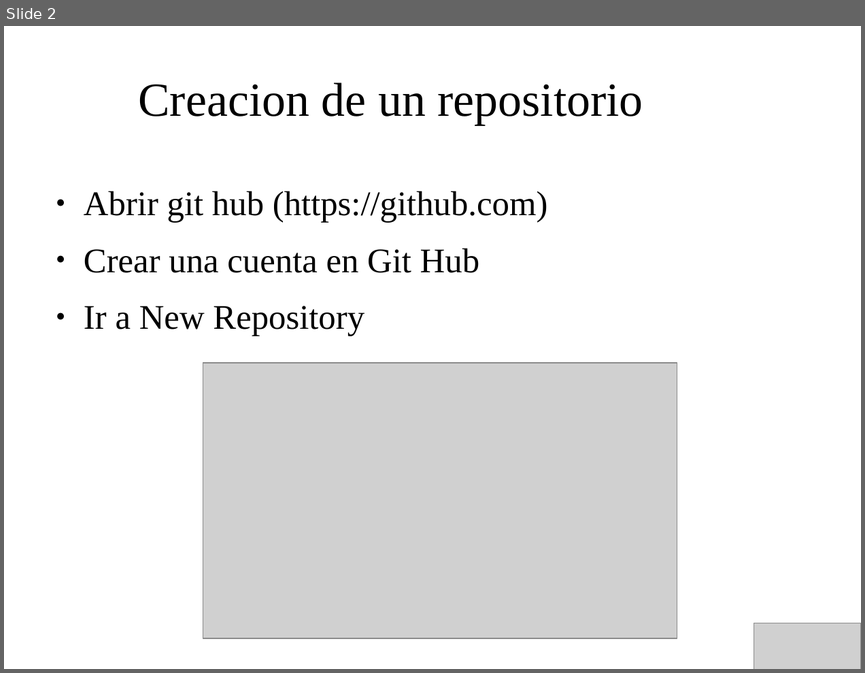
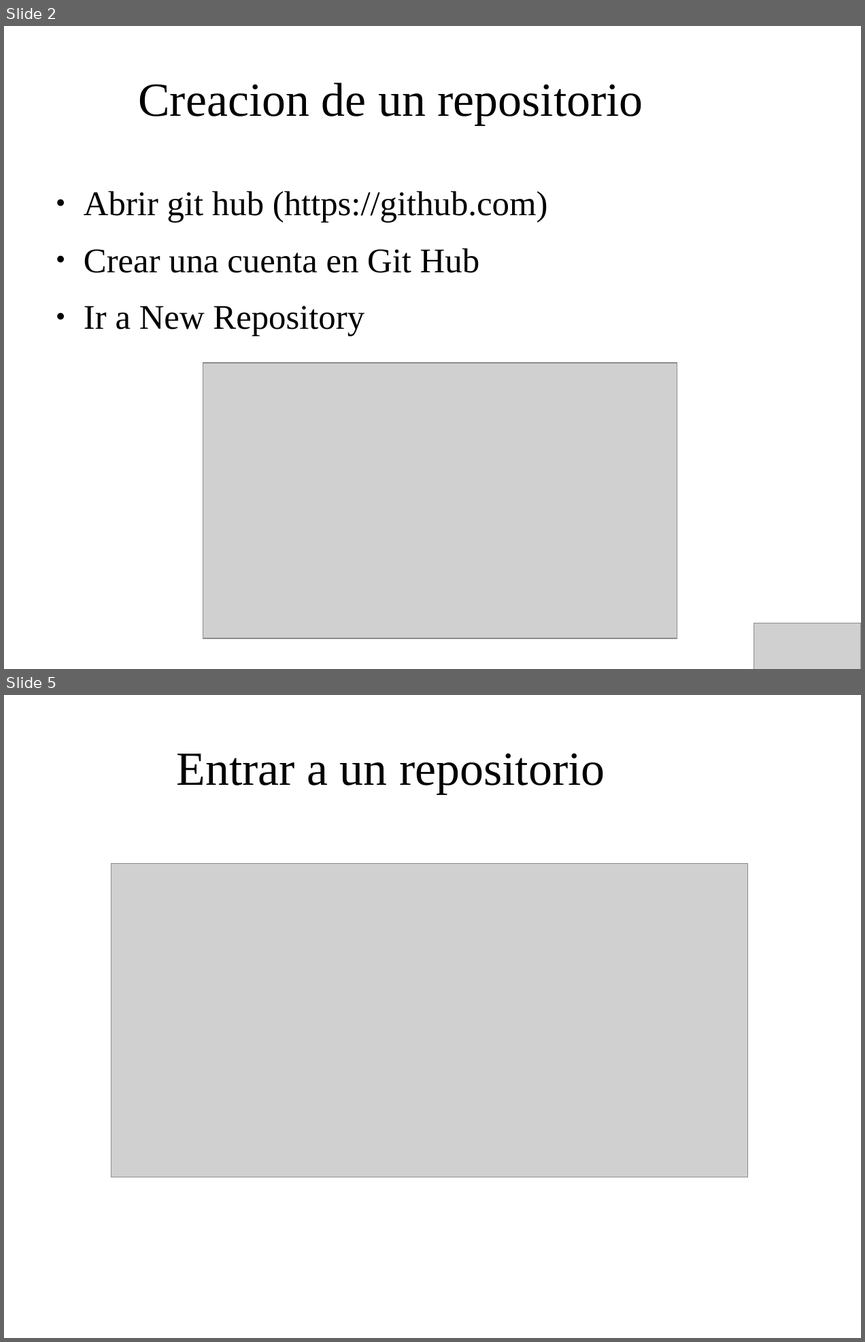
Before and after one commit to IllanPedro/Hardware, a slide deck: CursoGIT,GITHUB,SOURCETREE/Precentacion_GitHub.odp. Shown one above the other, each under a label of ours: slide 2 before the commit, slides 2 and 5 after it; the slides between them are not shown. The pictures are 865x673 and 865x1342 pixels, drawn with LibreOffice and Linux fonts; fonts in the diff are those of the drawing; grey boxes stand for pictures; background and template pictures are left out. Boxes give left, top, right and bottom in pixels: in the first picture for what was removed or moved away, otherwise in the second. Text is boxed around its words. In the diff, an @@ line names an element or a change of style, - is before the commit and + after.

```diff
--- a/CursoGIT,GITHUB,SOURCETREE/Precentacion_GitHub.odp
+++ b/CursoGIT,GITHUB,SOURCETREE/Precentacion_GitHub.odp
@@ slide 5 added at box(4, 695, 861, 1338), background picture (left out) @@
@@ title added at box(177, 753, 604, 794), 44 pt, text #000000 @@
+Entrar a un repositorio
@@ picture added at box(111, 864, 748, 1177) @@
```
Also in this commit, not shown: 5 other slides added, 1 slide removed, 1 other file.
